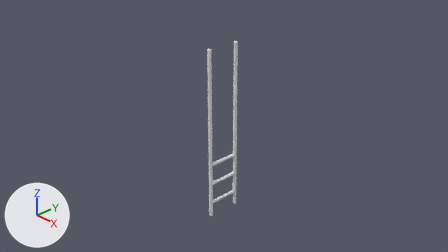
An edit to the Blender file blender-2.8/simple/ladder.blend, drawn before and after from the same camera.
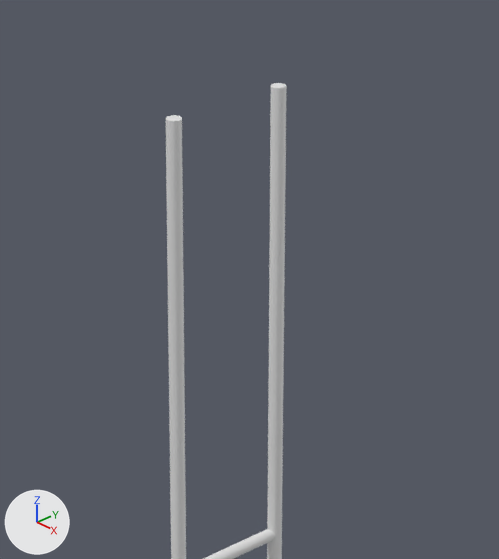
Old and new are each drawn from the file's camera 'Camera' and again close up on the part from 37% to 65% of the width and 8% to 64% of the height. Every picture has the same lights, and +X, +Y and +Z are marked at lower left.

The scene before the commit, as lines of its bpy script (objects in view):
```python
ob_curve = bpy.data.objects.new('Curve', cu_plane_001)
ob_curve.location = (0.0, 0.0, 0.0)
ob_cylinder = bpy.data.objects.new('Cylinder', me_cylinder)
ob_cylinder.location = (0.0, 0.0, 0.0)
ob_cylinder_001 = bpy.data.objects.new('Cylinder.001', me_cylinder_001)
ob_cylinder_001.location = (0.0, 0.0, 0.0)
ob_lattice = bpy.data.objects.new('Lattice', lat_lattice)
ob_lattice.location = (0.0, 0.03, 0.02)
```
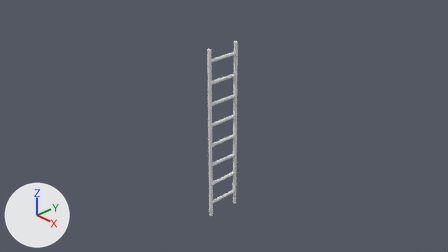
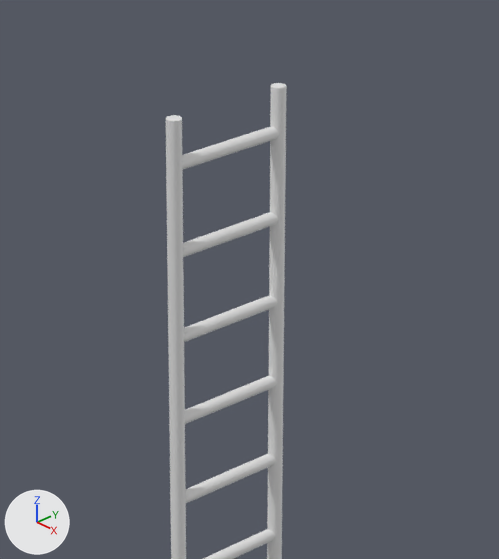
ob_lattice is not drawn itself; it is used by a modifier of ob_cylinder, ob_curve.
ob_curve is not drawn itself; it is used by a modifier of ob_cylinder_001.

The change, as a list of edits to the scene's bpy script:
```text
Change me_cylinder:
    where me_cylinder.from_pydata(...)  # 56 vertices, 50 faces; spans x -0.039..0.038, y -0.365..-0.288, z -0.548..0.512
    used by ob_cylinder; location = (0.0, 0.0, 0.0)
    me_cylinder part 1: all 8 vertices in x -0.039..0.038, y -0.365..-0.288, z 0.508 are moved by (0.0, 0.0, 2.386)
    me_cylinder part 2: all 24 vertices in x -0.039..0.038, y -0.365..-0.288, z 0.512 are moved by (0.0, 0.0, 2.394)
Change ob_cylinder:
    remove _m = ob_cylinder.modifiers.new('Lattice', 'LATTICE')
    remove _m.object = ob_lattice
Change ob_cylinder_001:
    where _m = ob_cylinder_001.modifiers.new('Array', 'ARRAY')
    remove _m.fit_type = 'FIT_CURVE'
    remove _m.curve = ob_curve
    add _m.count = 8
Remove ob_lattice:
    ob_lattice = bpy.data.objects.new('Lattice', lat_lattice)
    ob_lattice.location = (0.0, 0.03, 0.02)
    ob_lattice.hide_render = True
Remove ob_curve:
    ob_curve = bpy.data.objects.new('Curve', cu_plane_001)
    ob_curve.location = (0.0, 0.0, 0.0)
    _m = ob_curve.modifiers.new('Lattice', 'LATTICE')
    _m.object = ob_lattice
    ob_curve.hide_render = True
```

Pixel boxes (x1, y1, x2, y2) of what changed, in the close-ups (499 x 559 px; the box of a moved part takes in the faces that stretch with it):
'Cylinder.001', reshaped, modifiers changed: before (203, 529, 276, 559); after (182, 126, 279, 559)
part 1 of me_cylinder, moved or reshaped: (179, 119, 281, 506) in both
part 2 of me_cylinder, moved or reshaped: (166, 83, 286, 121) in both
